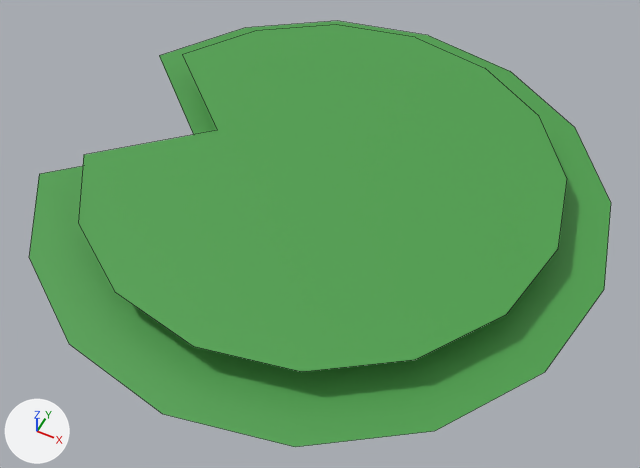
A saved change to the FBX model QuackingAwesome/Assets/Props/Environment/Lillypad.fbx.
Rendered twice from a 50 mm camera at (0.348, -3.278, 0.599) aimed at (0.085, -2.751, -0.06). Every picture has the same lights, and +X, +Y and +Z are marked at lower left. Mesh edges are drawn as thin lines. Where no turn or scale is listed for an object, it has been applied to the vertices.

The older version as bpy lines, for what is in view:
```python
me_circle = bpy.data.meshes.new('Circle')
me_circle.from_pydata(...)  # 32 vertices, 2 faces; spans x -0.277..0.281, y -0.29..0.29, z -0.031..0.0
me_circle.materials.append(mat_props)  # picture img_props_texture_png
ob_circle = bpy.data.objects.new('Circle', me_circle)
ob_circle.location = (0.0746, -2.7112, -0.0092)
```
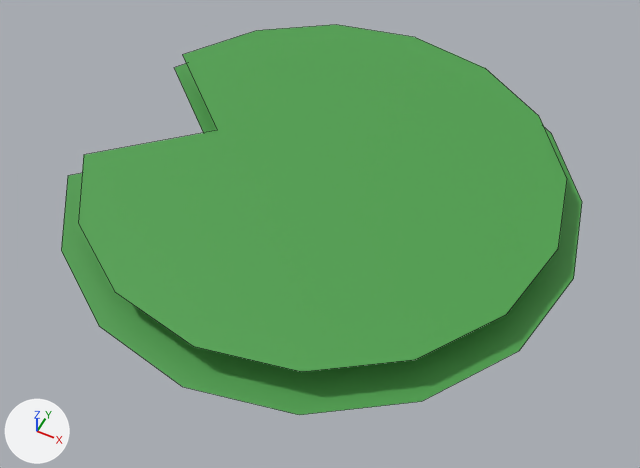
Location of each change, (x1, y1, x2, y2) in pixels of the pictures (640 x 468 px; the box of a moved part takes in the faces that stretch with it):
'Circle', reshaped (10% narrower, 8% shorter)
    before: (29, 21, 611, 447)
    after: (61, 25, 582, 415)
part 1 of me_circle, moved or reshaped
    before: (29, 21, 611, 447)
    after: (61, 64, 582, 415)

The change in detail:
me_circle has 32 vertices, 2 faces and spans x -0.277..0.281, y -0.29..0.29, z -0.031..0.0.
me_circle is used by ob_circle; location (0.0746, -2.7112, -0.0092).
me_circle part 1: the loose piece of 16 vertices spanning x -0.277..0.281, y -0.29..0.29, z -0.031 is scaled about its middle by (0.899, 0.899, 0.881).
